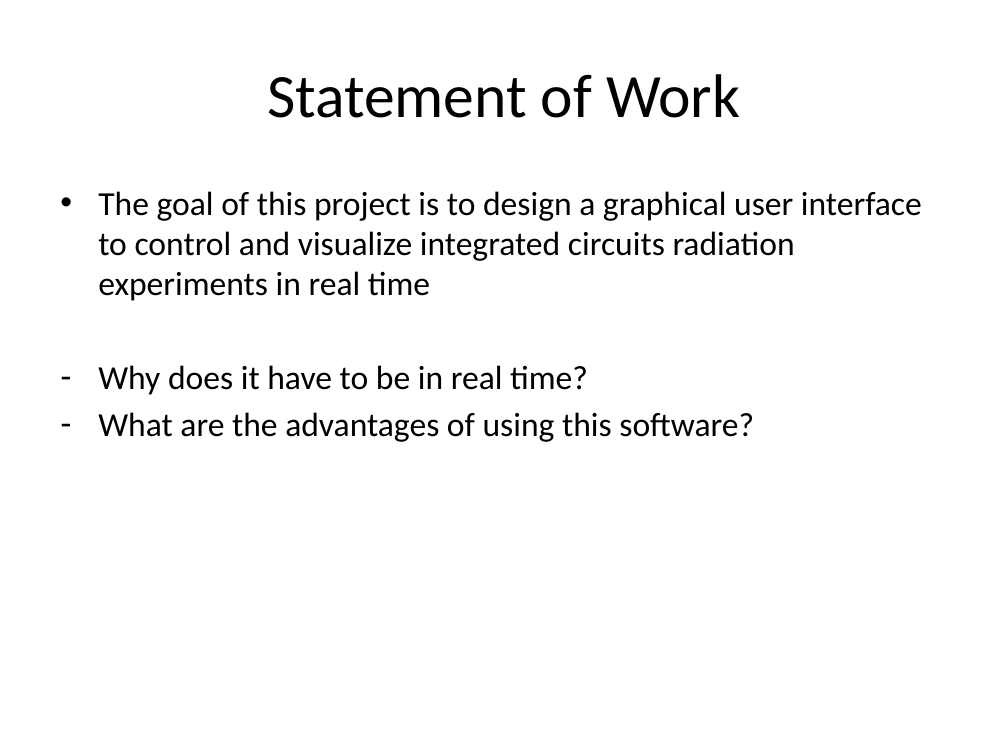
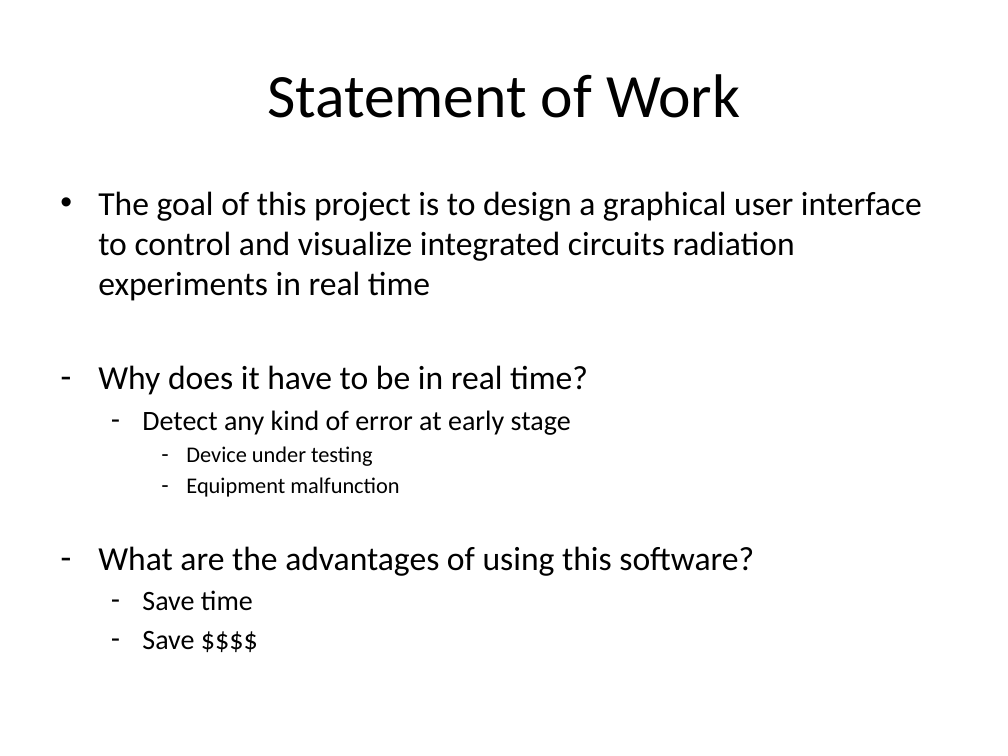
Before and after one commit to doctoboggan/DeathRay, a slide deck: slide 4 of manuals/desReview.pptx. Drawn at 1008x756 pixels with LibreOffice and Linux fonts; fonts in the diff are those of the drawing. Boxes give left, top, right and bottom in pixels: in the first picture for what was removed or moved away, otherwise in the second. Text is boxed around its words. In the diff, an @@ line names an element or a change of style, - is before the commit and + after.

```diff
--- a/manuals/desReview.pptx
+++ b/manuals/desReview.pptx
@@ text at [142, 410, 571, 497]: paragraphs added @@
+  – Detect any kind of error at early stage
+    – Device under testing
+    – Equipment malfunction
@@ text at [142, 590, 253, 650]: paragraphs added @@
+  – Save time
+  – Save $$$$
```
Also in this commit, not shown: 10 other slides changed, 5 slides added, 2 slides removed.
